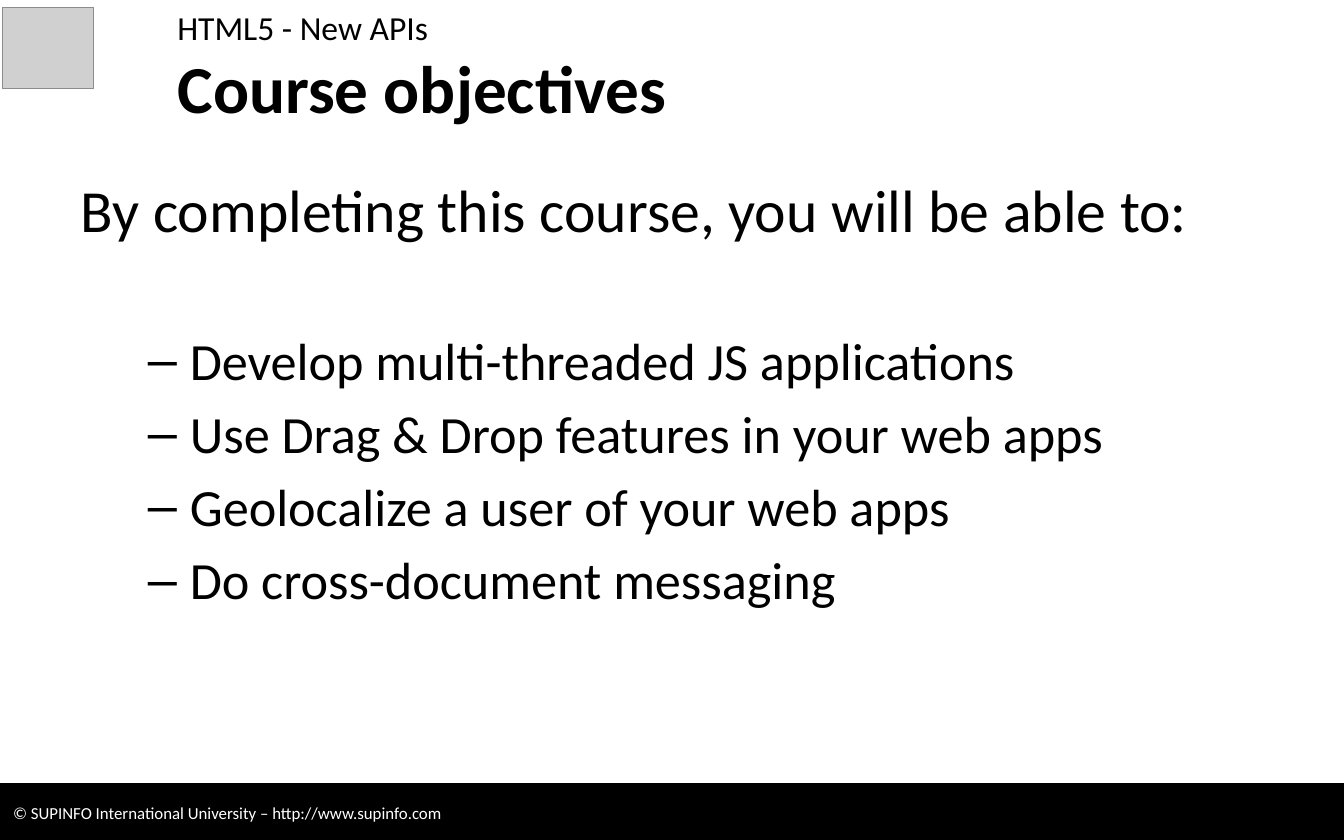
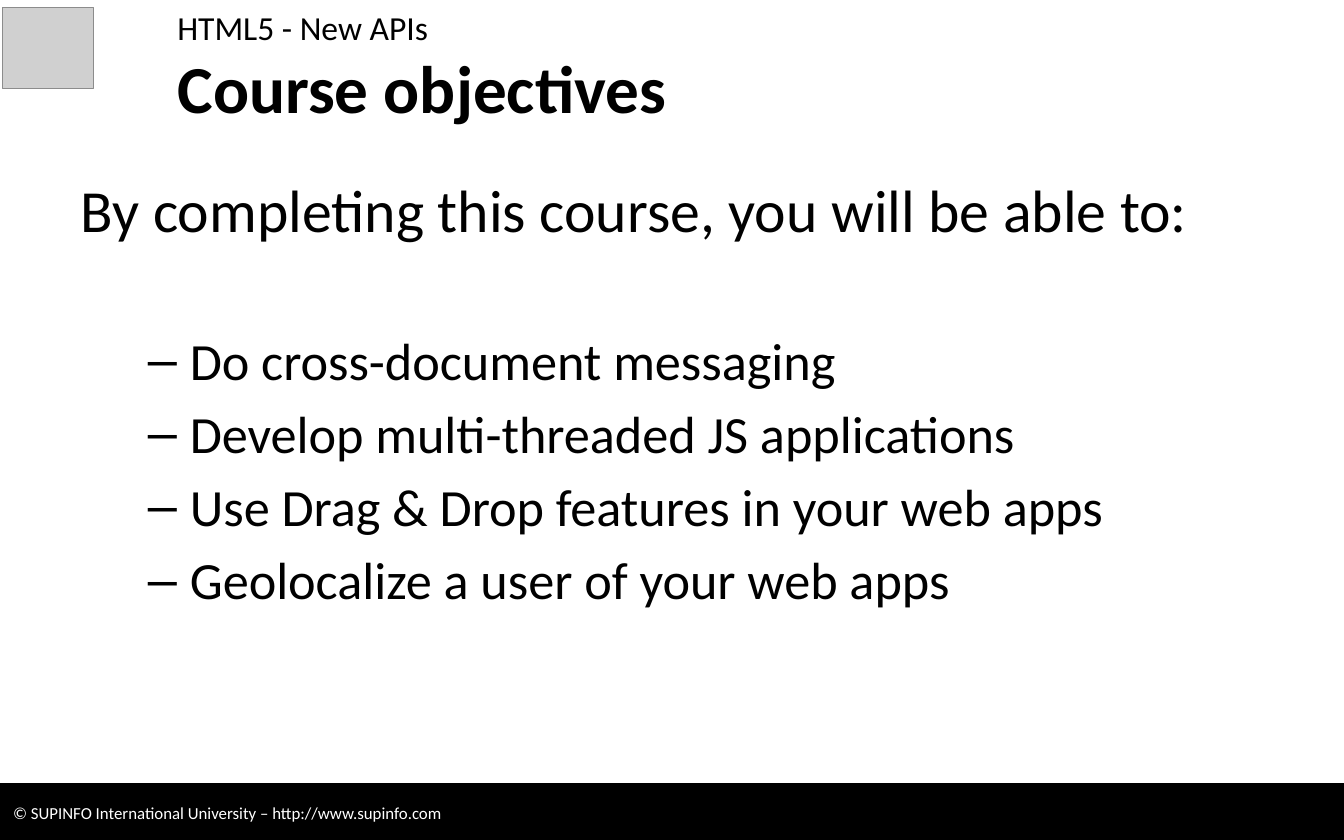
Before and after one commit to CodeCourses/3WEB, a slide deck: slide 2 of 05 - HTML5 - New APIs 1 [RC without Labs].pptx. Drawn at 1344x840 pixels with LibreOffice and Linux fonts; fonts in the diff are those of the drawing; grey boxes stand for pictures; background and template pictures are left out. Boxes give left, top, right and bottom in pixels: in the first picture for what was removed or moved away, otherwise in the second. Text is boxed around its words. In the diff, an @@ line names an element or a change of style, - is before the commit and + after.

```diff
--- a/05 - HTML5 - New APIs 1 [RC without Labs].pptx
+++ b/05 - HTML5 - New APIs 1 [RC without Labs].pptx
@@ text at <box>190,343,835,389</box>: paragraph added @@
+  – Do cross-document messaging
@@ text at <box>190,562,835,608</box>: paragraph removed @@
-  – Do cross-document messaging
```
Also in this commit, not shown: 10 other slides changed, 14 slides added, 1 slide removed, 9 other files.
